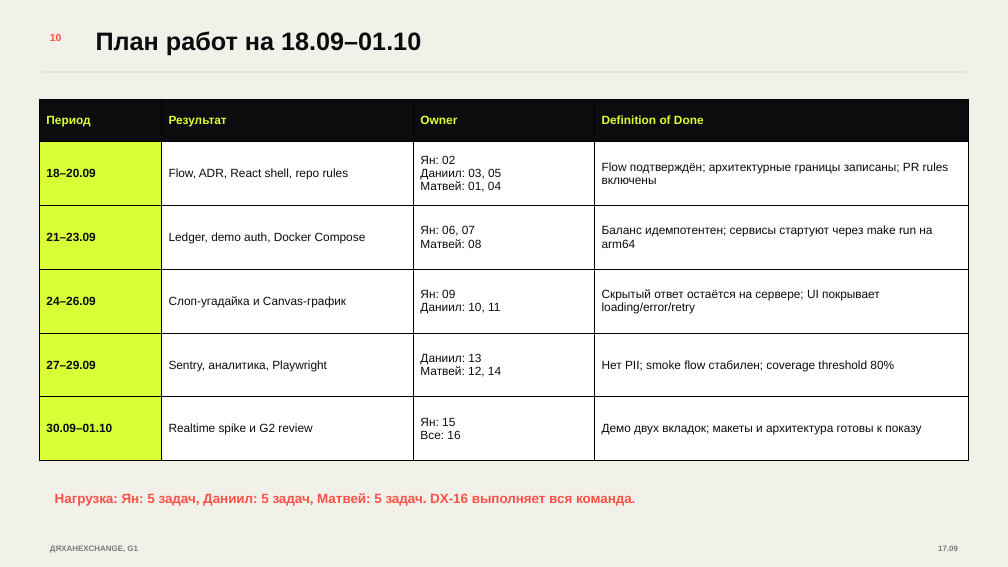
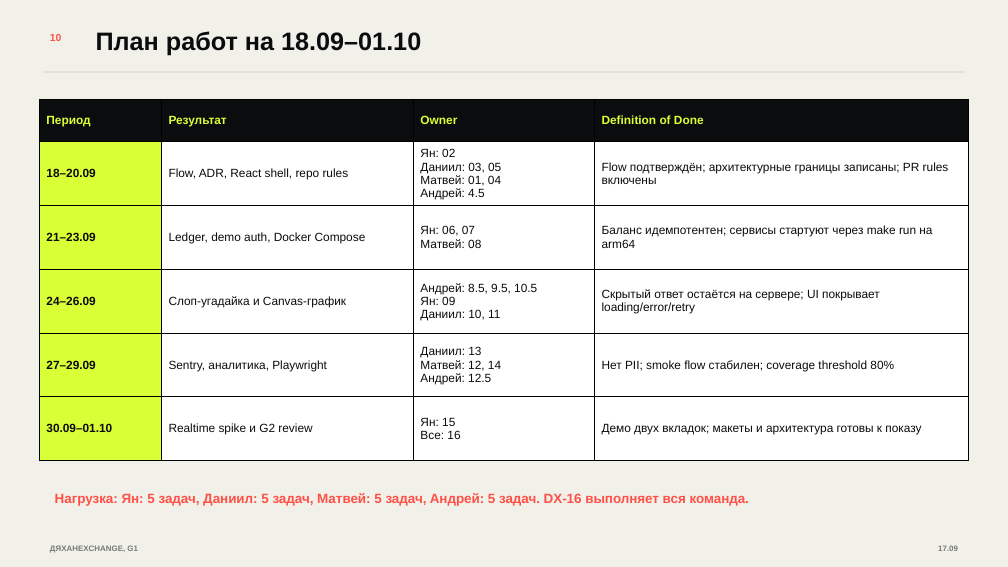
Before and after one commit to dyahan-co/dyahan-exchange, a slide deck: slide 10 of DyakhanExchange-G1-team.pptx. Drawn at 1008x567 pixels with LibreOffice and Linux fonts; fonts in the diff are those of the drawing. Boxes give left, top, right and bottom in pixels: in the first picture for what was removed or moved away, otherwise in the second. Text is boxed around its words. In the diff, an @@ line names an element or a change of style, - is before the commit and + after.

Commit message:
Updated team and tasks
Добавил себя в список команды и задач (В презентации тоже)

```diff
--- a/DyakhanExchange-G1-team.pptx
+++ b/DyakhanExchange-G1-team.pptx
@@ table at box(39, 99, 969, 463) @@
-row 2, column 3: Ян: 02 / Даниил: 03, 05 / Матвей: 01, 04
+row 2, column 3: Ян: 02 / Даниил: 03, 05 / Матвей: 01, 04 / Андрей: 4.5
-row 4, column 3: Ян: 09 / Даниил: 10, 11
+row 4, column 3: Андрей: 8.5, 9.5, 10.5 / Ян: 09 / Даниил: 10, 11
-row 5, column 3: Даниил: 13 / Матвей: 12, 14
+row 5, column 3: Даниил: 13 / Матвей: 12, 14 / Андрей: 12.5
@@ text at box(55, 493, 749, 506): text changed @@
-Нагрузка: Ян: 5 задач, Даниил: 5 задач, Матвей: 5 задач. DX-16 выполняет вся команда.
+Нагрузка: Ян: 5 задач, Даниил: 5 задач, Матвей: 5 задач, Андрей: 5 задач. DX-16 выполняет вся команда.
```
Also in this commit, not shown: 2 other slides changed, 1 other file.
